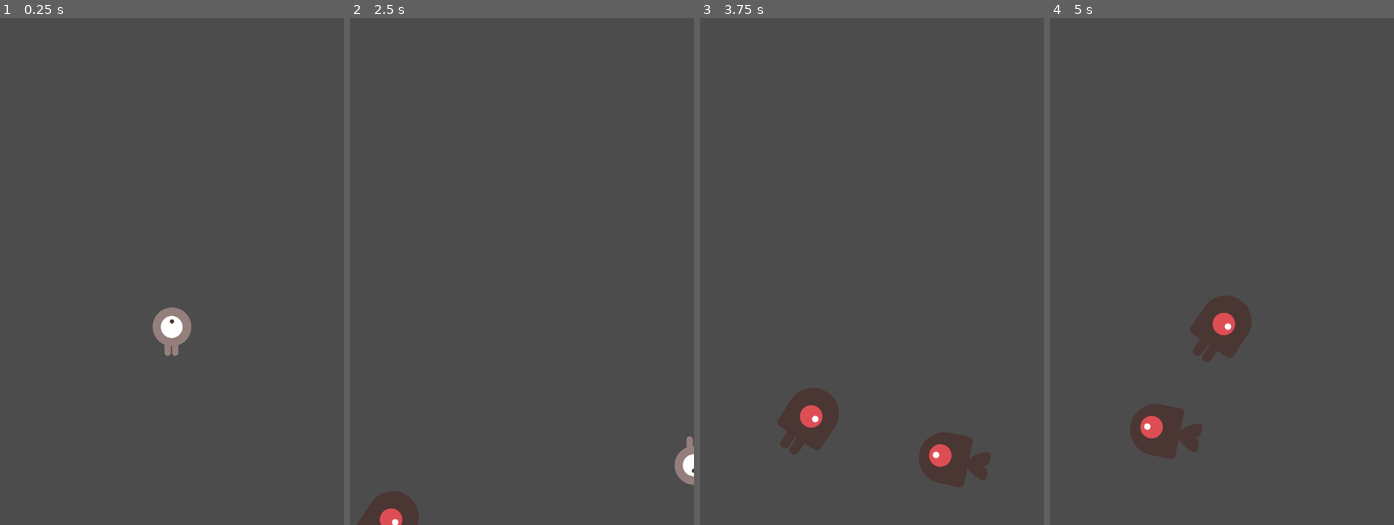
Above: before the commit, frames 1-4 (left to right).
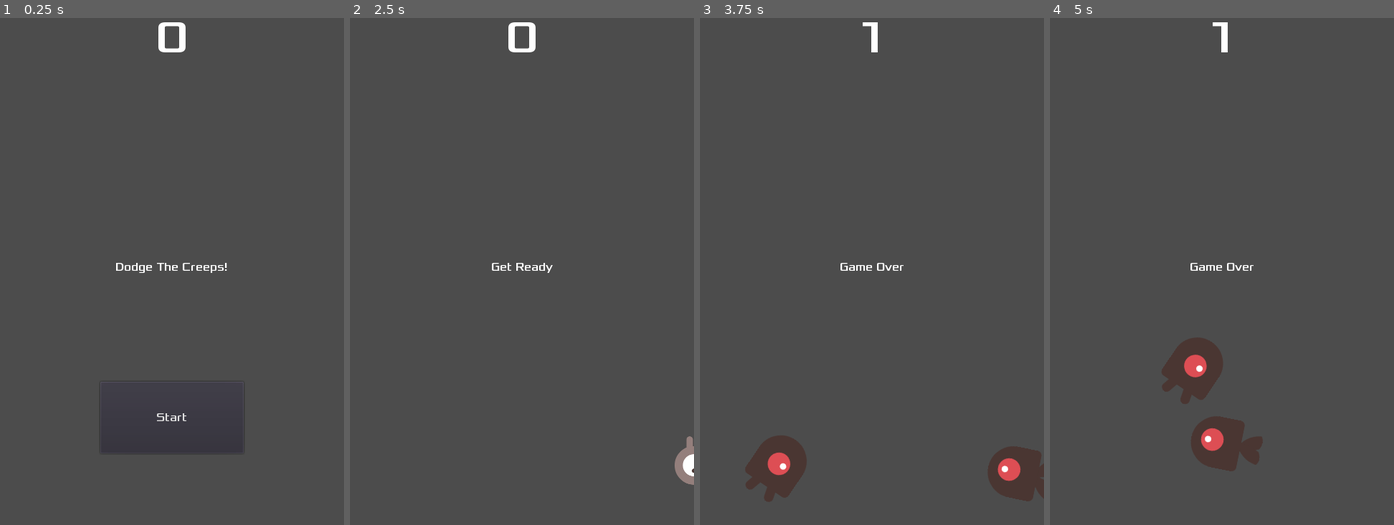
Above: after the commit, the same moments.

Repository: 44351-w22/godot-tutorial-SRitt12
Game: Godot game, scene res://Main.tscn
The game is run twice, just before and just after one commit, with the same random seed, the same clock (stepped at 60 frames per second) and the same inputs. This scene is started directly instead of the project's main scene.
Inputs (mouse positions are in pixels of both pictures, inside the frame that each line leads up to):
- Up to frame 1 (0.25 s): no input
- Up to frame 2 (2.5 s): click (522, 418) at 0.5 s, where only the run after the commit has a clickable "Start"; tap Enter at 1.25 s; hold Right (ui_right) 1.28-2.03 s; hold Down (ui_down) from 2.03 s (still down)
- Up to frame 3 (3.75 s): release Down (ui_down) at 2.78 s; hold Right (ui_right) 2.78-3.53 s; hold Up (ui_up) from 3.53 s (still down)
- Up to frame 4 (5 s): release Up (ui_up) at 4.28 s; hold Left (ui_left) from 4.28 s (still down)

The runs differ from the first frame. In frame 1, 1.3% of the frame differs, in the area x 33-67%, y 0-80%; in frame 2, 1.3%; in frame 3, 6.0%, in the area x 13-100%, y 0-96%; in frame 4, 5.8%.

Commit message:
Set up HUD

Diff:
--- /dev/null
+++ b/HUD.gd
@@ -0,0 +1,30 @@
+extends CanvasLayer
+
+signal start_game
+
+func show_message(text):
+	$Message.text = text
+	$Message.show()
+	$MessageTimer.start()
+
+func show_game_over():
+	show_message("Game Over")
+	# Wait until the MessageTimer has counted down.
+	yield($MessageTimer, "timeout")
+
+	$Message.text = "Dodge the\nCreeps!"
+	$Message.show()
+	# Make a one-shot timer and wait for it to finish.
+	yield(get_tree().create_timer(1), "timeout")
+	$StartButton.show()
+
+func update_score(score):
+	$ScoreLabel.text = str(score)
+
+func _on_MessageTimer_timeout():
+	$Message.hide()
+
+
+func _on_StartButton_pressed():
+	$StartButton.hide()
+	emit_signal("start_game")
--- /dev/null
+++ b/HUD.tscn
@@ -0,0 +1,64 @@
+[gd_scene load_steps=6 format=2]
+
+[ext_resource path="res://dodge_assets/fonts/Xolonium-Regular.ttf" type="DynamicFontData" id=1]
+[ext_resource path="res://HUD.gd" type="Script" id=2]
+
+[sub_resource type="DynamicFont" id=1]
+size = 64
+font_data = ExtResource( 1 )
+
+[sub_resource type="DynamicFont" id=2]
+font_data = ExtResource( 1 )
+
+[sub_resource type="DynamicFont" id=3]
+font_data = ExtResource( 1 )
+
+[node name="HUD" type="CanvasLayer"]
+script = ExtResource( 2 )
+
+[node name="ScoreLabel" type="Label" parent="."]
+anchor_right = 1.0
+margin_bottom = 159.0
+custom_fonts/font = SubResource( 1 )
+text = "0
+"
+align = 1
+__meta__ = {
+"_edit_use_anchors_": false
+}
+
+[node name="Message" type="Label" parent="."]
+anchor_top = 0.5
+anchor_right = 1.0
+anchor_bottom = 0.5
+margin_top = -10.0
+margin_bottom = 10.0
+custom_fonts/font = SubResource( 2 )
+text = "Dodge The Creeps!"
+align = 1
+autowrap = true
+__meta__ = {
+"_edit_use_anchors_": false
+}
+
+[node name="StartButton" type="Button" parent="."]
+anchor_left = 0.5
+anchor_top = 1.0
+anchor_right = 0.5
+anchor_bottom = 1.0
+margin_left = -100.0
+margin_top = -200.0
+margin_right = 100.0
+margin_bottom = -100.0
+custom_fonts/font = SubResource( 3 )
+text = "Start"
+__meta__ = {
+"_edit_use_anchors_": false
+}
+
+[node name="MessageTimer" type="Timer" parent="."]
+wait_time = 2.0
+one_shot = true
+
+[connection signal="pressed" from="StartButton" to="." method="_on_StartButton_pressed"]
+[connection signal="timeout" from="MessageTimer" to="." method="_on_MessageTimer_timeout"]
--- a/Main.gd
+++ b/Main.gd
@@ -7,16 +7,20 @@
 # Called when the node enters the scene tree for the first time.
 func _ready():
 	randomize()
-	new_game()
+	# new_game()
 
 func game_over():
 	$ScoreTimer.stop()
 	$MobTimer.stop()
+	$HUD.show_game_over()
 
 func new_game():
 	score = 0
 	$Player.start($StartPosition.position)
 	$StartTimer.start()
+	$HUD.update_score(score)
+	$HUD.show_message("Get Ready")
+	get_tree().call_group("mobs", "queue_free")
 
 
 func _on_MobTimer_timeout():
@@ -33,6 +37,7 @@
 
 func _on_ScoreTimer_timeout():
 	score += 1
+	$HUD.update_score(score)
 
 
 func _on_StartTimer_timeout():
--- a/Main.tscn
+++ b/Main.tscn
@@ -1,8 +1,9 @@
-[gd_scene load_steps=5 format=2]
+[gd_scene load_steps=6 format=2]
 
 [ext_resource path="res://Player.tscn" type="PackedScene" id=1]
 [ext_resource path="res://Mob.tscn" type="PackedScene" id=2]
 [ext_resource path="res://Main.gd" type="Script" id=3]
+[ext_resource path="res://HUD.tscn" type="PackedScene" id=4]
 
 [sub_resource type="Curve2D" id=1]
 _data = {
@@ -32,7 +33,10 @@
 
 [node name="MobSpawnLocation" type="PathFollow2D" parent="MobPath"]
 
+[node name="HUD" parent="." instance=ExtResource( 4 )]
+
 [connection signal="hit" from="Player" to="." method="game_over"]
 [connection signal="timeout" from="MobTimer" to="." method="_on_MobTimer_timeout"]
 [connection signal="timeout" from="ScoreTimer" to="." method="_on_ScoreTimer_timeout"]
 [connection signal="timeout" from="StartTimer" to="." method="_on_StartTimer_timeout"]
+[connection signal="start_game" from="HUD" to="." method="new_game"]
--- a/Mob.tscn
+++ b/Mob.tscn
@@ -30,7 +30,7 @@
 radius = 35.0
 height = 28.0
 
-[node name="Mob" type="RigidBody2D"]
+[node name="Mob" type="RigidBody2D" groups=["mobs"]]
 collision_mask = 0
 gravity_scale = 0.0
 script = ExtResource( 7 )
